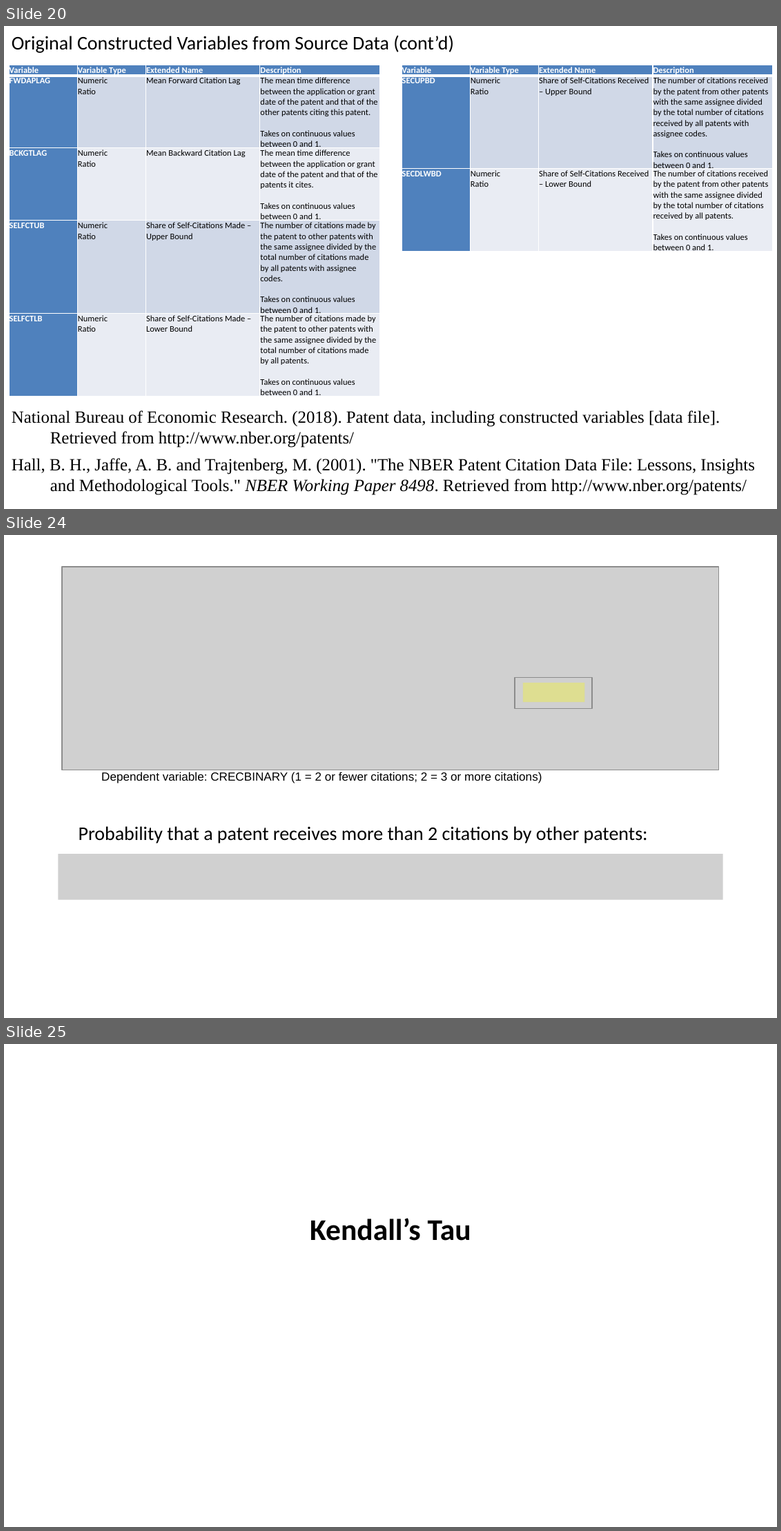
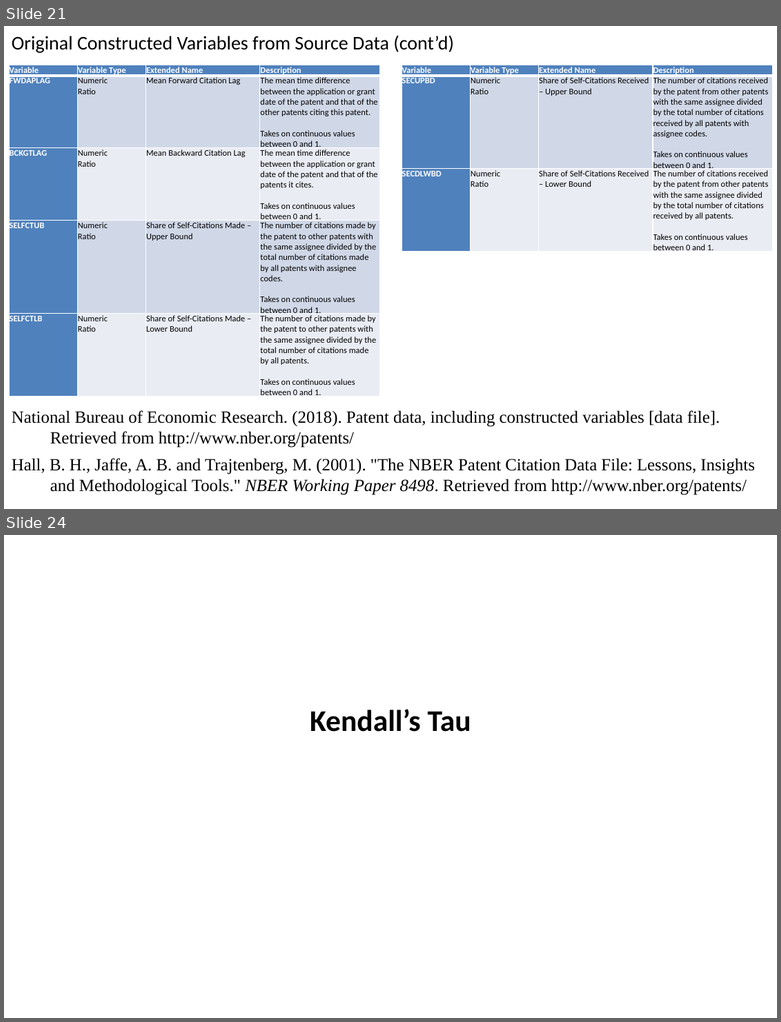
Before and after one commit to SLU-Courses-Townes/SOC5600, a slide deck: FinalProject/Presentation/Townes_SOC5600_FinalProject_Presentation.pptx. Shown one above the other, each under a label of ours: slides 20, 24 and 25 before the commit, slides 21 and 24 after it; the slides between them are not shown. The pictures are 781x1531 and 781x1022 pixels, drawn with LibreOffice and Linux fonts; fonts in the diff are those of the drawing; grey boxes stand for pictures. Boxes give left, top, right and bottom in pixels: in the first picture for what was removed or moved away, otherwise in the second. Text is boxed around its words. In the diff, an @@ line names an element or a change of style, - is before the commit and + after.

```diff
--- a/FinalProject/Presentation/Townes_SOC5600_FinalProject_Presentation.pptx
+++ b/FinalProject/Presentation/Townes_SOC5600_FinalProject_Presentation.pptx
@@ slide 24 removed at box(4, 535, 777, 1018), background #FFFFFF @@
@@ picture removed at box(62, 567, 719, 770) @@
@@ picture removed at box(515, 678, 592, 709) @@
@@ rectangle removed at box(523, 683, 584, 702) @@
@@ text removed at box(101, 772, 542, 783) @@
-Dependent variable: CRECBINARY (1 = 2 or fewer citations; 2 = 3 or more citations)
@@ text removed at box(79, 826, 648, 843) @@
-Probability that a patent receives more than 2 citations by other patents:
@@ picture removed at box(58, 854, 723, 901) @@
@@ what was slide 20 is now slide 21 @@
@@ what was slide 25 is now slide 24 @@
```
Also in this commit, not shown: 2 slides changed, 3 slides added, 3 other slides removed.
